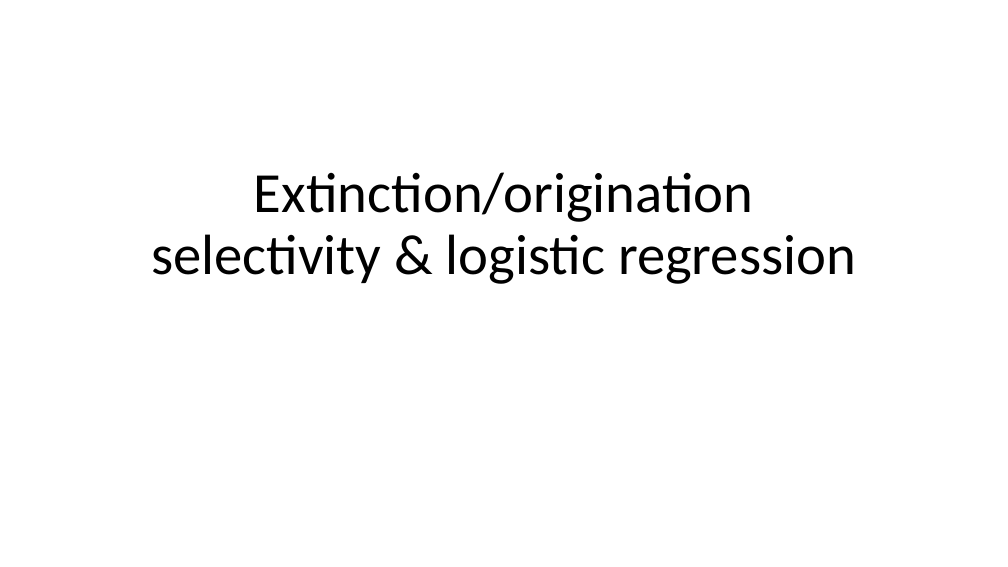
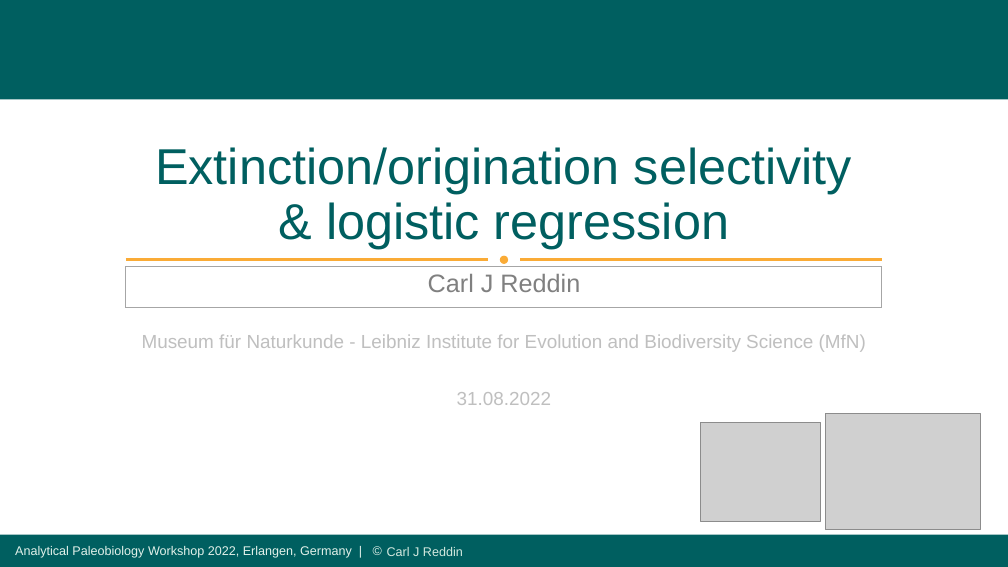
Before and after one commit to FAU-Paleo/apw_2022, a slide deck: slide 1 of docs/slides/5_global_div/Extinction_selectivity_and_logistic_regression.pptx. Drawn at 1008x567 pixels with LibreOffice and Linux fonts; fonts in the diff are those of the drawing; grey boxes stand for pictures; background and template pictures are left out. Boxes give left, top, right and bottom in pixels: in the first picture for what was removed or moved away, otherwise in the second. Text is boxed around its words. In the diff, an @@ line names an element or a change of style, - is before the commit and + after.

Commit message:
Carl uploading corrected slides

```diff
--- a/docs/slides/5_global_div/Extinction_selectivity_and_logistic_regression.pptx
+++ b/docs/slides/5_global_div/Extinction_selectivity_and_logistic_regression.pptx
@@ rectangle added at (x1=0, y1=0, x2=1008, y2=100), fill #005F60 @@
@@ title "Extinction/origination selectivity & logistic regression" moved from (x1=151, y1=172, x2=856, y2=284) to (x1=155, y1=147, x2=852, y2=249) @@
@@ title "Extinction/origination selectivity & logistic regression" at (x1=155, y1=147, x2=852, y2=249): size 54 to 48 pt, font Calibri to Arial, text colour #000000 to #005F60 @@
@@ line added from (126, 259) to (488, 259), #FAAB36 2.25 pt @@
@@ subtitle added at (x1=126, y1=267, x2=882, y2=308), outline #A6A6A6 0.75 pt, 24 pt, text #808080 @@
+Carl J Reddin
@@ ellipse added at (x1=500, y1=256, x2=508, y2=264), fill #FAAB36 @@
@@ line added from (520, 259) to (882, 259), #FAAB36 2.25 pt @@
@@ text added at (x1=142, y1=334, x2=866, y2=352), 18 pt, text #BFBFBF @@
+Museum für Naturkunde - Leibniz Institute for Evolution and Biodiversity Science (MfN)
@@ text added at (x1=457, y1=392, x2=552, y2=405), 18 pt, text #BFBFBF @@
+31.08.2022
@@ picture added at (x1=826, y1=414, x2=981, y2=530) @@
@@ picture added at (x1=700, y1=422, x2=821, y2=521) @@
@@ rectangle added at (x1=0, y1=535, x2=1008, y2=567), fill #005F60 @@
@@ text added at (x1=15, y1=546, x2=352, y2=558), 12 pt, text #E2F1EA @@
+Analytical Paleobiology Workshop 2022, Erlangen, Germany | ©
@@ text added at (x1=387, y1=547, x2=463, y2=556), 12 pt, text #D4E9DF @@
+Carl J Reddin
```
Also in this commit, not shown: 21 other slides changed.
